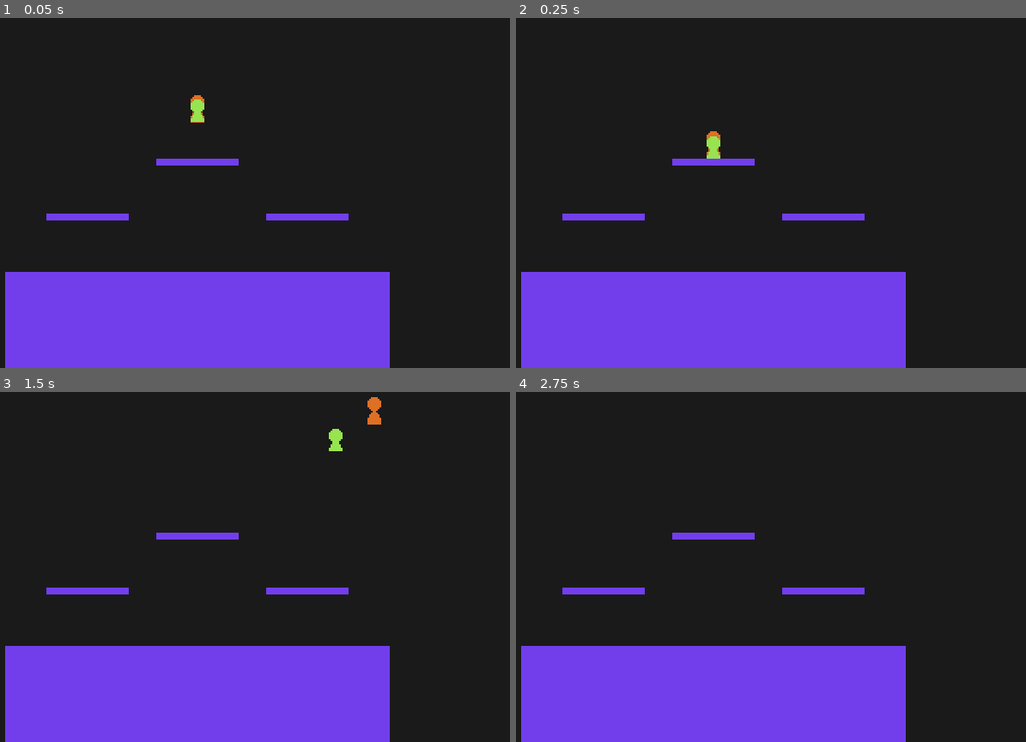
Above: before the commit, frames 1-4 (two rows, left to right).
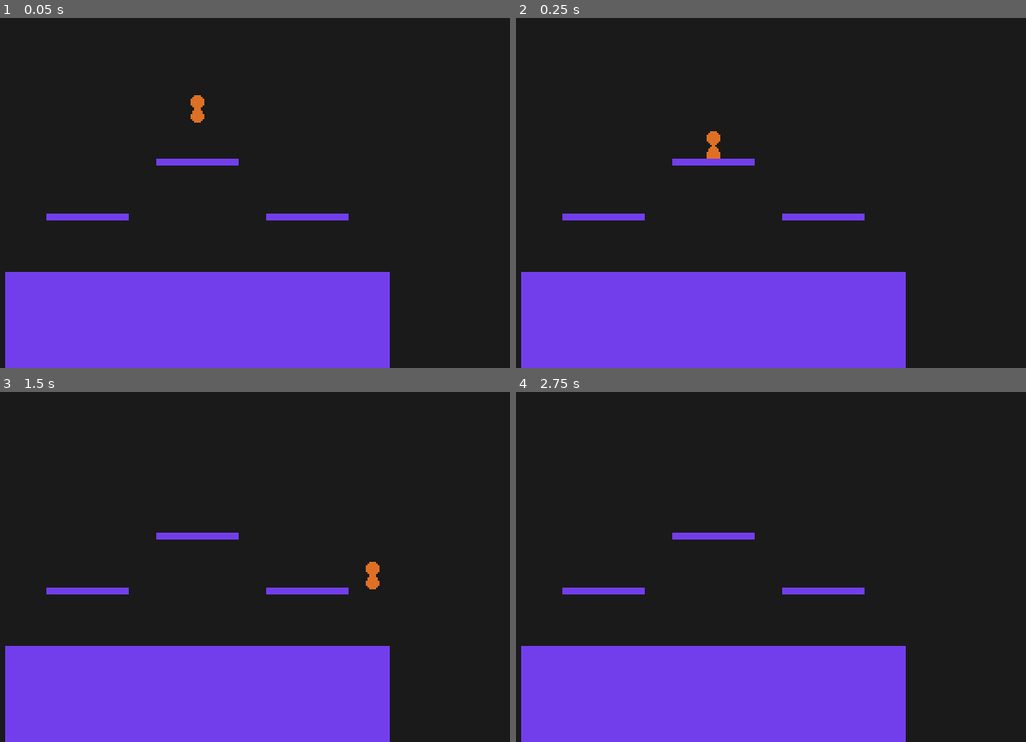
Above: after the commit, the same moments.

Repository: youssefevan/platform-fighter
Game: Godot game, scene res://World.tscn
Same seed, same stepped clock (60 frames per second), same inputs: the game is played once before the commit and once after it.
Inputs:
- Up to frame 1 (0.05 s): no input
- Up to frame 2 (0.25 s): no input
- Up to frame 3 (1.5 s): tap Enter at 0.5 s; hold Right (right) from 0.53 s (still down); tap X (attack, bound only after the commit) at 0.6 s; tap Z (jump) at 0.77, 0.8, 1.07, 1.35 s
- Up to frame 4 (2.75 s): tap Z (jump) at 1.52, 1.82, 2.3 s; tap X (attack, bound only after the commit) at 1.55, 2.1 s; release Right (right) at 2.03 s; hold Left (left) from 2.03 s (still down)

The runs differ from the first frame. In frame 1, 0.1% of the frame differs, in the area x 37-41%, y 23-30%; in frame 2, 0.1%; in frame 3, 0.5%, in the area x 64-75%, y 1-57%; in frame 4, nothing differs.

Commit message:
Added some attacks
- Gound neutral/side
- Air neutral/side
- Lots of code cleanup
- Reworked attack velocity changes

Diff:
--- a/PlatformFighter/Scenes/CharacterBase.tscn
+++ b/PlatformFighter/Scenes/CharacterBase.tscn
@@ -62,38 +62,38 @@
 [node name="Bounds" type="CollisionShape2D" parent="Hurtbox"]
 shape = SubResource( 2 )
 
-[node name="StateManager" type="Node2D" parent="."]
+[node name="StateManager" type="Node" parent="."]
 script = ExtResource( 3 )
 starting_state = NodePath("Idle")
 
-[node name="Idle" type="Node2D" parent="StateManager"]
+[node name="Idle" type="Node" parent="StateManager"]
 script = ExtResource( 5 )
 animation_name = "Idle"
 
-[node name="Run" type="Node2D" parent="StateManager"]
+[node name="Run" type="Node" parent="StateManager"]
 script = ExtResource( 7 )
 animation_name = "Run"
 
-[node name="Jump" type="Node2D" parent="StateManager"]
+[node name="Jump" type="Node" parent="StateManager"]
 script = ExtResource( 11 )
 animation_name = "Jump"
 
-[node name="AirJump" type="Node2D" parent="StateManager"]
+[node name="AirJump" type="Node" parent="StateManager"]
 script = ExtResource( 6 )
 animation_name = "AirJump"
 
-[node name="Jumpsquat" type="Node2D" parent="StateManager"]
+[node name="Jumpsquat" type="Node" parent="StateManager"]
 script = ExtResource( 8 )
 animation_name = "Jumpsquat"
 
-[node name="Fall" type="Node2D" parent="StateManager"]
+[node name="Fall" type="Node" parent="StateManager"]
 script = ExtResource( 9 )
 animation_name = "Fall"
 
-[node name="Freefall" type="Node2D" parent="StateManager"]
+[node name="Freefall" type="Node" parent="StateManager"]
 script = ExtResource( 10 )
 animation_name = "Freefall"
 
-[node name="Land" type="Node2D" parent="StateManager"]
+[node name="Land" type="Node" parent="StateManager"]
 script = ExtResource( 4 )
 animation_name = "Land"
--- a/PlatformFighter/Scenes/Characters/Red.tscn
+++ b/PlatformFighter/Scenes/Characters/Red.tscn
@@ -1,21 +1,57 @@
-[gd_scene load_steps=11 format=2]
+[gd_scene load_steps=16 format=2]
 
 [ext_resource path="res://Scenes/CharacterBase.tscn" type="PackedScene" id=1]
 [ext_resource path="res://Sprites/Characters/red.png" type="Texture" id=2]
+[ext_resource path="res://Scripts/CharacterBase/base_attack.gd" type="Script" id=3]
+
+[sub_resource type="Animation" id=10]
+resource_name = "AerialNeutral"
+length = 0.533333
+step = 0.0166667
+tracks/0/type = "value"
+tracks/0/path = NodePath("Sprite:frame")
+tracks/0/interp = 1
+tracks/0/loop_wrap = true
+tracks/0/imported = false
+tracks/0/enabled = true
+tracks/0/keys = {
+"times": PoolRealArray( 0 ),
+"transitions": PoolRealArray( 1 ),
+"update": 1,
+"values": [ 11 ]
+}
+
+[sub_resource type="Animation" id=11]
+resource_name = "AerialSide"
+length = 0.25
+step = 0.0166667
+tracks/0/type = "value"
+tracks/0/path = NodePath("Sprite:frame")
+tracks/0/interp = 1
+tracks/0/loop_wrap = true
+tracks/0/imported = false
+tracks/0/enabled = true
+tracks/0/keys = {
+"times": PoolRealArray( 0 ),
+"transitions": PoolRealArray( 1 ),
+"update": 1,
+"values": [ 16 ]
+}
 
 [sub_resource type="Animation" id=1]
 resource_name = "AirJump"
-tracks/0/type = "value"
-tracks/0/path = NodePath("Sprite:frame")
-tracks/0/interp = 1
-tracks/0/loop_wrap = true
-tracks/0/imported = false
-tracks/0/enabled = true
-tracks/0/keys = {
-"times": PoolRealArray( 0 ),
-"transitions": PoolRealArray( 1 ),
-"update": 1,
-"values": [ 0 ]
+step = 0.0166667
+tracks/0/type = "value"
+tracks/0/path = NodePath("Sprite:frame")
+tracks/0/interp = 1
+tracks/0/loop_wrap = true
+tracks/0/imported = false
+tracks/0/enabled = true
+tracks/0/keys = {
+"times": PoolRealArray( 0 ),
+"transitions": PoolRealArray( 1 ),
+"update": 1,
+"values": [ 6 ]
 }
 
 [sub_resource type="Animation" id=2]
@@ -30,7 +66,7 @@
 "times": PoolRealArray( 0 ),
 "transitions": PoolRealArray( 1 ),
 "update": 1,
-"values": [ 0 ]
+"values": [ 7 ]
 }
 
 [sub_resource type="Animation" id=3]
@@ -45,7 +81,41 @@
 "times": PoolRealArray( 0 ),
 "transitions": PoolRealArray( 1 ),
 "update": 1,
-"values": [ 7 ]
+"values": [ 3 ]
+}
+
+[sub_resource type="Animation" id=9]
+resource_name = "GroundNeutral"
+length = 0.666667
+step = 0.0166667
+tracks/0/type = "value"
+tracks/0/path = NodePath("Sprite:frame")
+tracks/0/interp = 1
+tracks/0/loop_wrap = true
+tracks/0/imported = false
+tracks/0/enabled = true
+tracks/0/keys = {
+"times": PoolRealArray( 0 ),
+"transitions": PoolRealArray( 1 ),
+"update": 1,
+"values": [ 10 ]
+}
+
+[sub_resource type="Animation" id=12]
+resource_name = "GroundSide"
+length = 0.3
+step = 0.0166667
+tracks/0/type = "value"
+tracks/0/path = NodePath("Sprite:frame")
+tracks/0/interp = 1
+tracks/0/loop_wrap = true
+tracks/0/imported = false
+tracks/0/enabled = true
+tracks/0/keys = {
+"times": PoolRealArray( 0 ),
+"transitions": PoolRealArray( 1 ),
+"update": 1,
+"values": [ 15 ]
 }
 
 [sub_resource type="Animation" id=4]
@@ -75,7 +145,7 @@
 "times": PoolRealArray( 0 ),
 "transitions": PoolRealArray( 1 ),
 "update": 1,
-"values": [ 0 ]
+"values": [ 5 ]
 }
 
 [sub_resource type="Animation" id=6]
@@ -105,7 +175,7 @@
 "times": PoolRealArray( 0 ),
 "transitions": PoolRealArray( 1 ),
 "update": 1,
-"values": [ 8 ]
+"values": [ 4 ]
 }
 
 [sub_resource type="Animation" id=8]
@@ -124,6 +194,10 @@
 }
 
 [node name="Red" instance=ExtResource( 1 )]
+ground_neutral_node = NodePath("StateManager/GroundNeutral")
+ground_side_node = NodePath("StateManager/GroundSide")
+aerial_neutral_node = NodePath("StateManager/AerialNeutral")
+aerial_side_node = NodePath("StateManager/AerialSide")
 gravity = 850.0
 fastfall_speed = 400.0
 fullhop_height = 250.0
@@ -135,12 +209,43 @@
 
 [node name="Sprite" parent="." index="1"]
 texture = ExtResource( 2 )
-frame = 7
+hframes = 5
+vframes = 4
+frame = 16
+
+[node name="GroundNeutral" type="Node" parent="StateManager" index="8"]
+script = ExtResource( 3 )
+animation_name = "GroundNeutral"
+jump_cancellable = true
+
+[node name="AerialNeutral" type="Node" parent="StateManager" index="9"]
+script = ExtResource( 3 )
+animation_name = "AerialNeutral"
+attack_type = 1
+landing_lag = 6
+
+[node name="GroundSide" type="Node" parent="StateManager" index="10"]
+script = ExtResource( 3 )
+animation_name = "GroundSide"
+modify_velocity_x = 2
+velocity_x = 250.0
+x_frames = 1
+x_starting_frame = 1
+
+[node name="AerialSide" type="Node" parent="StateManager" index="11"]
+script = ExtResource( 3 )
+animation_name = "AerialSide"
+attack_type = 1
+landing_lag = 6
 
 [node name="Animator" type="AnimationPlayer" parent="." index="4"]
+anims/AerialNeutral = SubResource( 10 )
+anims/AerialSide = SubResource( 11 )
 anims/AirJump = SubResource( 1 )
 anims/Fall = SubResource( 2 )
 anims/Freefall = SubResource( 3 )
+anims/GroundNeutral = SubResource( 9 )
+anims/GroundSide = SubResource( 12 )
 anims/Idle = SubResource( 4 )
 anims/Jump = SubResource( 5 )
 anims/Jumpsquat = SubResource( 6 )
--- a/PlatformFighter/Scripts/CharacterBase/States/air_jump.gd
+++ b/PlatformFighter/Scripts/CharacterBase/States/air_jump.gd
@@ -32,11 +32,10 @@
 	if Input.is_action_just_pressed("jump") and char_base.air_jumps_remaining != 0:
 		return char_base.air_jump
 
-	if char_base.is_grounded() == true:
+	if char_base.is_on_floor() == true:
 		return char_base.land
 
 	if Input.is_action_just_pressed("attack"):
-		char_base.get_attack_angle()
 		return char_base.get_attack()
 
 func move(delta):
--- a/PlatformFighter/Scripts/CharacterBase/States/fall.gd
+++ b/PlatformFighter/Scripts/CharacterBase/States/fall.gd
@@ -1,6 +1,7 @@
 extends BaseState
 
 var enter_air_jump = false
+var enter_attack = false
 
 func enter():
 	.enter()
@@ -8,6 +9,8 @@
 	if Input.is_action_just_pressed("jump") == true:
 		if char_base.air_jumps_remaining != 0:
 			enter_air_jump = true
+	if Input.is_action_just_pressed("attack") == true:
+		enter_attack = true
 
 func physics_process(delta):
 	move(delta)
@@ -16,6 +19,9 @@
 
 	if enter_air_jump == true:
 		return char_base.air_jump
+
+	if enter_attack == true:
+		return char_base.get_attack()
 
 	if char_base.fastfalling == true:
 		char_base.velocity.y += char_base.gravity * char_base.fastfall_gravity * delta
@@ -30,7 +36,7 @@
 
 	char_base.velocity = char_base.move_and_slide(char_base.velocity, Vector2.UP)
 
-	if char_base.is_grounded() == true:
+	if char_base.is_on_floor() == true:
 		char_base.fastfalling = false
 		return char_base.idle
 
@@ -38,7 +44,6 @@
 		return char_base.air_jump
 
 	if Input.is_action_just_pressed("attack"):
-		char_base.get_attack_angle()
 		return char_base.get_attack()
 
 func fastfalling_check():
@@ -58,3 +63,4 @@
 func exit():
 	.exit()
 	enter_air_jump = false
+	enter_attack = false
--- a/PlatformFighter/Scripts/CharacterBase/States/freefall.gd
+++ b/PlatformFighter/Scripts/CharacterBase/States/freefall.gd
@@ -23,7 +23,7 @@
 
 	char_base.velocity = char_base.move_and_slide(char_base.velocity, Vector2.UP)
 
-	if char_base.is_grounded() == true:
+	if char_base.is_on_floor() == true:
 		fastfalling = false
 		return char_base.land
 
--- a/PlatformFighter/Scripts/CharacterBase/States/idle.gd
+++ b/PlatformFighter/Scripts/CharacterBase/States/idle.gd
@@ -2,6 +2,7 @@
 
 var enter_x_input
 var enter_jump
+var enter_attack
 
 func enter():
 	.enter()
@@ -10,6 +11,9 @@
 	#print(enter_x_input)
 	if Input.is_action_just_pressed("jump") == true:
 		enter_jump = true
+
+	if Input.is_action_just_pressed("attack") == true:
+		enter_attack = true
 
 func physics_process(delta):
 	var x_input = Input.get_action_strength("right") - Input.get_action_strength("left")
@@ -22,13 +26,16 @@
 	if enter_jump == true:
 		return char_base.jumpsquat
 
+	if enter_jump == true:
+		return char_base.get_attack()
+
 	if x_input < 0:
 		char_base.sprite.flip_h = true
 
 	if x_input > 0:
 		char_base.sprite.flip_h = false
 
-	if char_base.is_grounded() == false:
+	if char_base.is_on_floor() == false:
 		return char_base.fall
 
 	if Input.is_action_just_pressed("jump"):
@@ -38,7 +45,6 @@
 		return char_base.run
 
 	if Input.is_action_just_pressed("attack"):
-		char_base.get_attack_angle()
 		return char_base.get_attack()
 
 #		if (x_input < -char_base.dash_input_requirement) or (x_input > char_base.dash_input_requirement):
@@ -49,3 +55,4 @@
 func exit():
 	.exit()
 	enter_jump = false
+	enter_attack = false
--- a/PlatformFighter/Scripts/CharacterBase/States/jump.gd
+++ b/PlatformFighter/Scripts/CharacterBase/States/jump.gd
@@ -18,11 +18,10 @@
 	if Input.is_action_just_pressed("jump") and char_base.air_jumps_remaining != 0:
 		return char_base.air_jump
 
-	if char_base.is_grounded() == true:
+	if char_base.is_on_floor() == true:
 		return char_base.land
 
 	if Input.is_action_just_pressed("attack"):
-		char_base.get_attack_angle()
 		return char_base.get_attack()
 
 func move(delta):
--- a/PlatformFighter/Scripts/CharacterBase/States/land.gd
+++ b/PlatformFighter/Scripts/CharacterBase/States/land.gd
@@ -32,7 +32,7 @@
 	if Input.is_action_just_pressed("jump"):
 		jump_was_pressed = true
 
-	if char_base.is_grounded() == false:
+	if char_base.is_on_floor() == false:
 		return char_base.fall
 
 	if landing == false:
--- a/PlatformFighter/Scripts/CharacterBase/States/run.gd
+++ b/PlatformFighter/Scripts/CharacterBase/States/run.gd
@@ -24,11 +24,10 @@
 	if Input.is_action_just_pressed("jump"):
 		return char_base.jumpsquat
 
-	if char_base.is_grounded() == false:
+	if char_base.is_on_floor() == false:
 		return char_base.fall
 
 	if Input.is_action_just_pressed("attack"):
-		char_base.get_attack_angle()
 		return char_base.get_attack()
 
 func move(delta):
--- a/PlatformFighter/Scripts/CharacterBase/base_attack.gd
+++ b/PlatformFighter/Scripts/CharacterBase/base_attack.gd
@@ -2,20 +2,22 @@
 
 export var attack_type: int # 0: grounded; 1: aerial; 2: hybrid (transistion between either)
 export var landing_lag: int # how many frames of landing lag does this attack have
-export var l_cancellable: bool
+export var jump_cancellable: bool
 
-export var modify_velocity_x: bool
-export var modify_velocity_y: bool
+export var modify_velocity_x: int # 0 = no change; 1 = additive; 2 = set
+export var modify_velocity_y: int # 0 = no change; 1 = additive; 2 = set
 
 export var velocity_x: float
 export var velocity_y: float
 
-export var velocity_x_frame: int
-export var velocity_y_frame: int
+export var x_frames: int
+export var y_frames: int
+
+export var x_starting_frame: int
+export var y_starting_frame: int
 
 var attacking: bool
 var frame: int = 0
-var l_cancel_input: int
 
 func anim_finished(anim_name):
 	attacking = false
@@ -28,23 +30,24 @@
 	connect_anims()
 	frame = 0
 	char_base.landing_lag = landing_lag
-	l_cancel_input = 8
-	char_base.l_cancelled = false
 	attacking = true
 
 func physics_process(delta):
 	frame += 1
 
-	if char_base.is_grounded() == true:
+	if char_base.is_on_floor() == true:
+		if attack_type == 0:
+			grounded_attack(delta)
+
 		if attacking == false:
 			return char_base.idle
 
 		if attack_type == 1: # if attack type is aerial
 			return char_base.land
 
-		grounded_attack(delta)
-
-	if char_base.is_grounded() == false:
+	if char_base.is_on_floor() == false:
+		if attack_type == 1:
+			aerial_attack(delta)
 
 		if attacking == false:
 			return char_base.fall
@@ -52,39 +55,73 @@
 		if attack_type == 0: # if attack type is grounded
 			return char_base.fall
 
-		aerial_attack(delta)
+	if jump_cancellable == true:
+		if Input.is_action_just_pressed("jump"):
+			if char_base.is_on_floor() == true:
+				return char_base.jumpsquat
+			elif char_base.is_on_floor() == false and char_base.air_jumps_remaining != 0:
+				return char_base.air_jump
 
 	char_base.velocity = char_base.move_and_slide(char_base.velocity, Vector2.UP)
 
 func grounded_attack(delta):
+	match(modify_velocity_x):
+		0: # none
+			char_base.velocity.x = lerp(char_base.velocity.x, 0, char_base.ground_friction * delta) # slow to stop
+		1: # additive
+			if frame >= x_starting_frame and frame <= x_frames + x_starting_frame:
+				char_base.velocity.x += velocity_x * char_base.sprite_facing()
+			else:
+				char_base.velocity.x = lerp(char_base.velocity.x, 0, char_base.ground_friction * delta) # slow to stop
+		2: # set
+			if frame >= x_starting_frame and frame <= x_frames + x_starting_frame:
+				char_base.velocity.x = velocity_x * char_base.sprite_facing()
+			else:
+				char_base.velocity.x = lerp(char_base.velocity.x, 0, char_base.ground_friction * delta) # slow to stop
 
-	if modify_velocity_x == true and frame == velocity_x_frame:
-		char_base.velocity.x += velocity_x * char_base.sprite_facing()
-	else:
-		char_base.velocity.x = lerp(char_base.velocity.x, 0, char_base.ground_friction * delta) # slow to stop
-
-	if modify_velocity_y == true and frame == velocity_y_frame:
-		char_base.velocity.y += velocity_y
-	else:
-		char_base.velocity.y = 1 # keep in contact with ground
+	match(modify_velocity_y):
+		0: # none
+			char_base.velocity.y = 1 # keep grounded
+		1: # additive
+			if frame >= y_starting_frame and frame <= y_frames + y_starting_frame:
+				char_base.velocity.y += velocity_y * char_base.sprite_facing()
+			else:
+				char_base.velocity.y = 1 # keep grounded
+		2: # set
+			if frame >= y_starting_frame and frame <= y_frames + y_starting_frame:
+				char_base.velocity.y = velocity_y * char_base.sprite_facing()
+			else:
+				char_base.velocity.y = 1 # keep grounded
 
 func aerial_attack(delta):
 
-	l_cancel(delta)
+	match(modify_velocity_x):
+		0: # none
+			air_movement_x(delta)
+		1: # additive
+			if frame >= x_starting_frame and frame <= x_frames + x_starting_frame:
+				char_base.velocity.x += velocity_x * char_base.sprite_facing()
+			else:
+				air_movement_x(delta)
+		2: # set
+			if frame >= x_starting_frame and frame <= x_frames + x_starting_frame:
+				char_base.velocity.x = velocity_x * char_base.sprite_facing()
+			else:
+				air_movement_x(delta)
 
-	if modify_velocity_x == true and frame == velocity_x_frame:
-		char_base.velocity.x = velocity_x * char_base.sprite_facing()
-	else:
-		air_movement_x(delta)
-
-	if modify_velocity_y == true and frame == velocity_y_frame:
-		char_base.velocity.y = velocity_y
-	else:
-		air_movement_y(delta) # keep in contact with ground
-
-func l_cancel(delta):
-	if Input.is_action_just_pressed("airdodge"):
-		l_cancel_input = frame
+	match(modify_velocity_y):
+		0: # none
+			air_movement_y(delta)
+		1: # additive
+			if frame >= y_starting_frame and frame <= y_frames + y_starting_frame:
+				char_base.velocity.y += velocity_y * char_base.sprite_facing()
+			else:
+				air_movement_y(delta)
+		2: # set
+			if frame >= y_starting_frame and frame <= y_frames + y_starting_frame:
+				char_base.velocity.y = velocity_y * char_base.sprite_facing()
+			else:
+				air_movement_y(delta)
 
 func air_movement_x(delta):
 	var x_input = 0
@@ -113,13 +150,3 @@
 func fastfalling_check():
 	if Input.is_action_just_pressed("down"):
 		char_base.fastfalling = true
-
-func exit():
-	.exit()
-	var check_l_cancel = frame - l_cancel_input
-	#print(check_l_cancel)
-
-	if check_l_cancel <= 7:
-		if l_cancellable == true:
-			char_base.l_cancelled = true
-			#print("l cancel")
--- a/PlatformFighter/Scripts/CharacterBase/character_base.gd
+++ b/PlatformFighter/Scripts/CharacterBase/character_base.gd
@@ -82,17 +82,14 @@
 
 func _physics_process(delta):
 	states.physics_process(delta)
-	is_grounded()
-	#get_attack_angle()
-	#get_attack()
 
-	if is_grounded() == true:
+	if is_on_floor() == true:
 		current_speed = lerp(current_speed, run_speed, speed_lerp * delta)
 		fastfalling = false
 	else:
 		current_speed = lerp(current_speed, air_speed, speed_lerp * delta)
 
-	if is_grounded():
+	if is_on_floor():
 		air_jumps_remaining = air_jumps
 
 	if velocity.y < 0:
@@ -104,73 +101,36 @@
 	else:
 		return 1
 
-func is_grounded():
-	if is_on_floor() == true:
-		return true
+func get_attack():
+	var attack
+	var dir = Vector2()
+	dir.x = Input.get_action_strength("right") - Input.get_action_strength("left")
+	dir.y = Input.get_action_strength("down") - Input.get_action_strength("up")
+
+	if dir == Vector2.ZERO:
+		if is_on_floor() == true:
+			attack = ground_neutral
+		else:
+			attack = aerial_neutral
 	else:
-		return false
 
-#func get_attack_angle():
-#	var direction = Vector2(Input.get_joy_axis(0, JOY_AXIS_0), Input.get_joy_axis(0, JOY_AXIS_1))
-#	var angle = direction.angle()
-#
-#	angle = rad2deg(angle)
-#
-#	return angle
+		if dir == Vector2(0,1):
+			if is_on_floor() == true:
+				attack = ground_up
+			else:
+				attack = aerial_up
 
-#func get_attack():
-#	var attack
-#	var input: Vector2
-#
-#	input.x = Input.get_action_strength("right") - Input.get_action_strength("left")
-#	input.y = Input.get_action_strength("down") - Input.get_action_strength("up")
-#
-#	if input == Vector2.ZERO:
-#		if is_grounded() == true:
-#			attack = ground_attack_neutral
-#		else:
-#			attack = aerial_attack_neutral
-#	else:
-#
-#		if get_attack_angle() > -135 and get_attack_angle() < -45:
-#			if is_grounded() == true:
-#				attack = ground_attack_up
-#			else:
-#				attack = aerial_attack_up
-#
-#		if get_attack_angle() > 45 and get_attack_angle() < 135:
-#			if is_grounded() == true:
-#				attack = ground_attack_down
-#			else:
-#				attack = aerial_attack_down
-#
-#		if get_attack_angle() >= -180 and get_attack_angle() <= -135:
-#			if is_grounded() == true:
-#				attack = ground_attack_side
-#			else:
-#				if sprite_facing() == -1:
-#					attack = aerial_attack_forward
-#				else:
-#					attack = aerial_attack_back
-#
-#		if get_attack_angle() <= 180 and get_attack_angle() >= 135:
-#			if is_grounded() == true:
-#				attack = ground_attack_side
-#			else:
-#				if sprite_facing() == -1:
-#					attack = aerial_attack_forward
-#				else:
-#					attack = aerial_attack_back
-#
-#		if get_attack_angle() >= -45 and get_attack_angle() <= 45:
-#			if is_grounded() == true:
-#				attack = ground_attack_side
-#			else:
-#				if sprite_facing() == -1:
-#					attack = aerial_attack_back
-#				else:
-#					attack = aerial_attack_forward
-#
-#	#print(attack)
-#
-#	return attack
+		if dir == Vector2(0,-1):
+			if is_on_floor() == true:
+				attack = ground_down
+			else:
+				attack = aerial_down
+
+		if dir.x != 0:
+			if is_on_floor() == true:
+				attack = ground_side
+			else:
+				attack = aerial_side
+
+	#print(attack)
+	return attack
--- a/PlatformFighter/World.tscn
+++ b/PlatformFighter/World.tscn
@@ -1,9 +1,8 @@
-[gd_scene load_steps=7 format=2]
+[gd_scene load_steps=6 format=2]
 
 [ext_resource path="res://Sprites/tile.png" type="Texture" id=1]
 [ext_resource path="res://Scenes/Platform.tscn" type="PackedScene" id=2]
 [ext_resource path="res://Scenes/Characters/Red.tscn" type="PackedScene" id=3]
-[ext_resource path="res://Scenes/Characters/Timber.tscn" type="PackedScene" id=4]
 
 [sub_resource type="ConvexPolygonShape2D" id=2]
 points = PoolVector2Array( 0, 0, 16, 0, 16, 16, 0, 16 )
@@ -50,6 +49,3 @@
 
 [node name="Red" parent="." instance=ExtResource( 3 )]
 position = Vector2( 192, 64 )
-
-[node name="Timber" parent="." instance=ExtResource( 4 )]
-position = Vector2( 192, 72 )
--- a/PlatformFighter/project.godot
+++ b/PlatformFighter/project.godot
@@ -102,7 +102,10 @@
 }
 attack={
 "deadzone": 0.5,
-"events": [  ]
+"events": [ Object(InputEventKey,"resource_local_to_scene":false,"resource_name":"","device":0,"alt":false,"shift":false,"control":false,"meta":false,"command":false,"pressed":false,"scancode":0,"physical_scancode":88,"unicode":0,"echo":false,"script":null)
+, Object(InputEventJoypadButton,"resource_local_to_scene":false,"resource_name":"","device":0,"button_index":0,"pressure":0.0,"pressed":false,"script":null)
+, Object(InputEventJoypadButton,"resource_local_to_scene":false,"resource_name":"","device":0,"button_index":1,"pressure":0.0,"pressed":false,"script":null)
+ ]
 }
 
 [layer_names]
Binary file changed: PlatformFighter/Sprites/Characters/red.png
